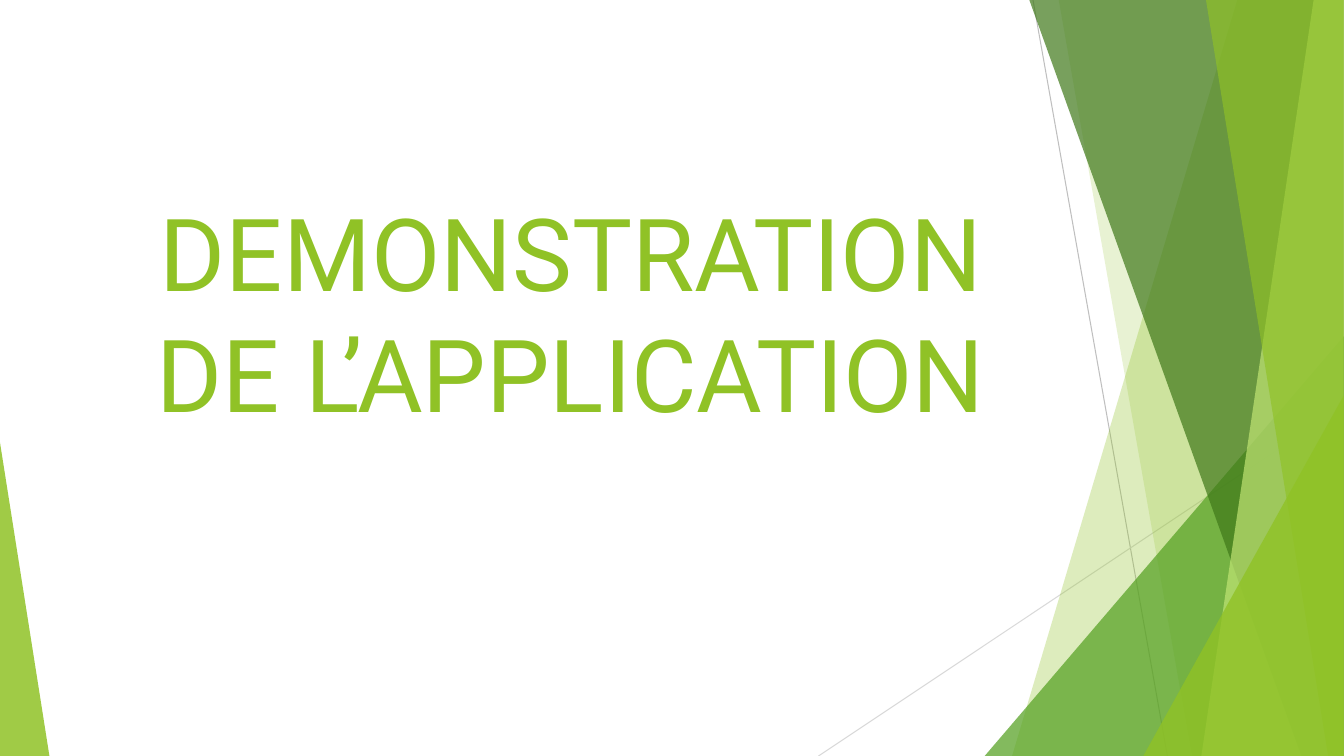
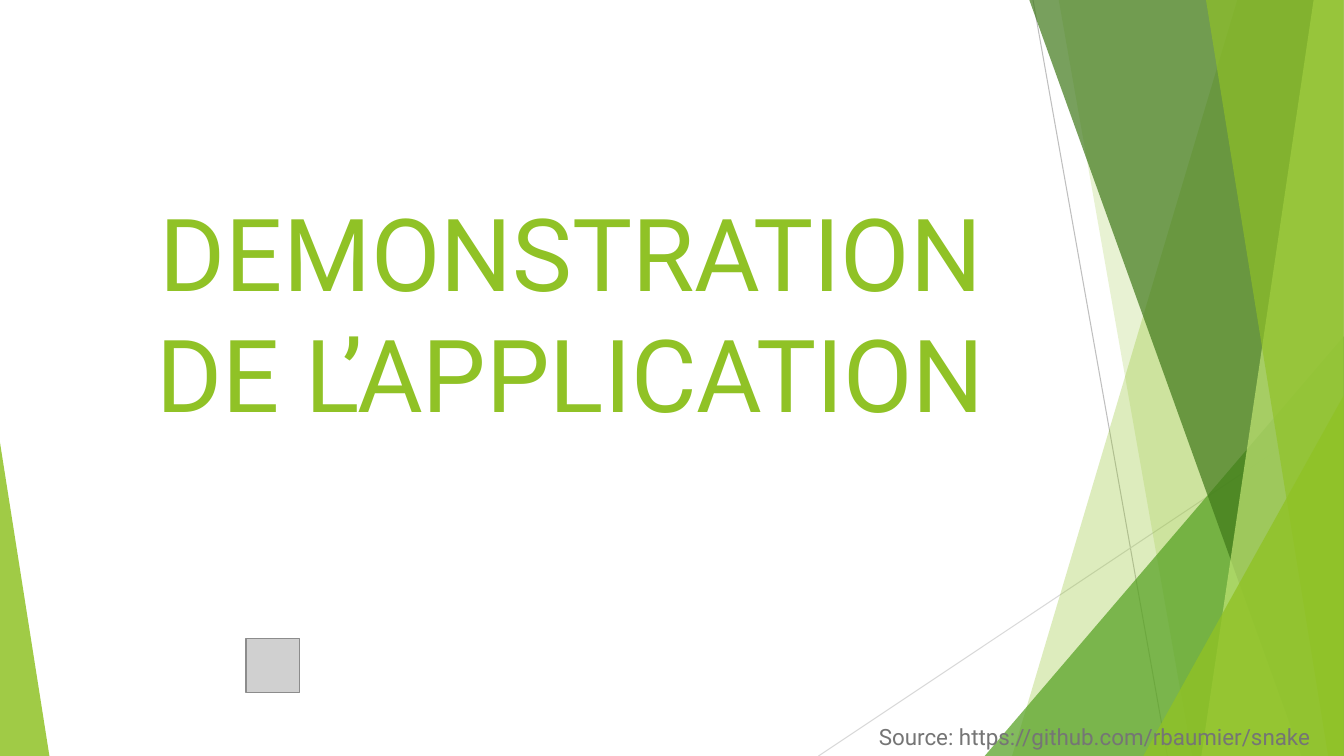
Before and after one commit to rbaumier/snake, a slide deck: slide 7 of docs/ProjetMention.pptx (slide 5 before the commit). Drawn at 1344x756 pixels with LibreOffice and Linux fonts; fonts in the diff are those of the drawing; grey boxes stand for pictures. Boxes give left, top, right and bottom in pixels: in the first picture for what was removed or moved away, otherwise in the second. Text is boxed around its words. In the diff, an @@ line names an element or a change of style, - is before the commit and + after.

```diff
--- a/docs/ProjetMention.pptx
+++ b/docs/ProjetMention.pptx
@@ picture added at (246,639,299,693) @@
@@ text added at (879,725,1310,752), 16 pt, text #767676 @@
+Source: https://github.com/rbaumier/snake
```
Also in this commit, not shown: 1 other slide changed, 6 slides added, 2 slides removed.
